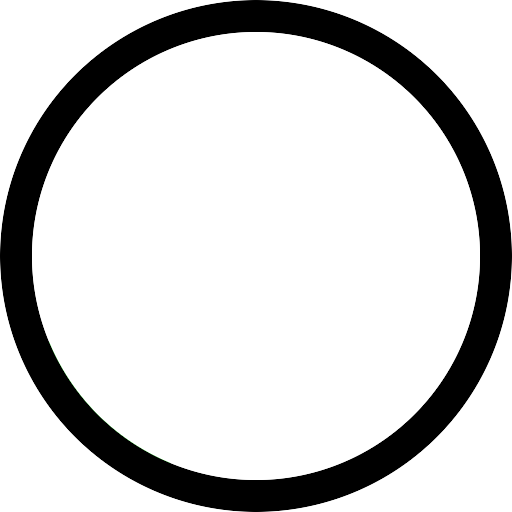
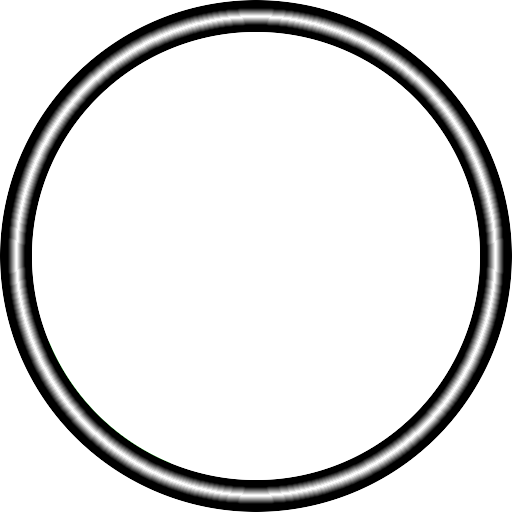
Revision of a layered 512×512 image; what changed, layer by layer:
painted on "Background copy #4" over [8, 8, 504, 504]
